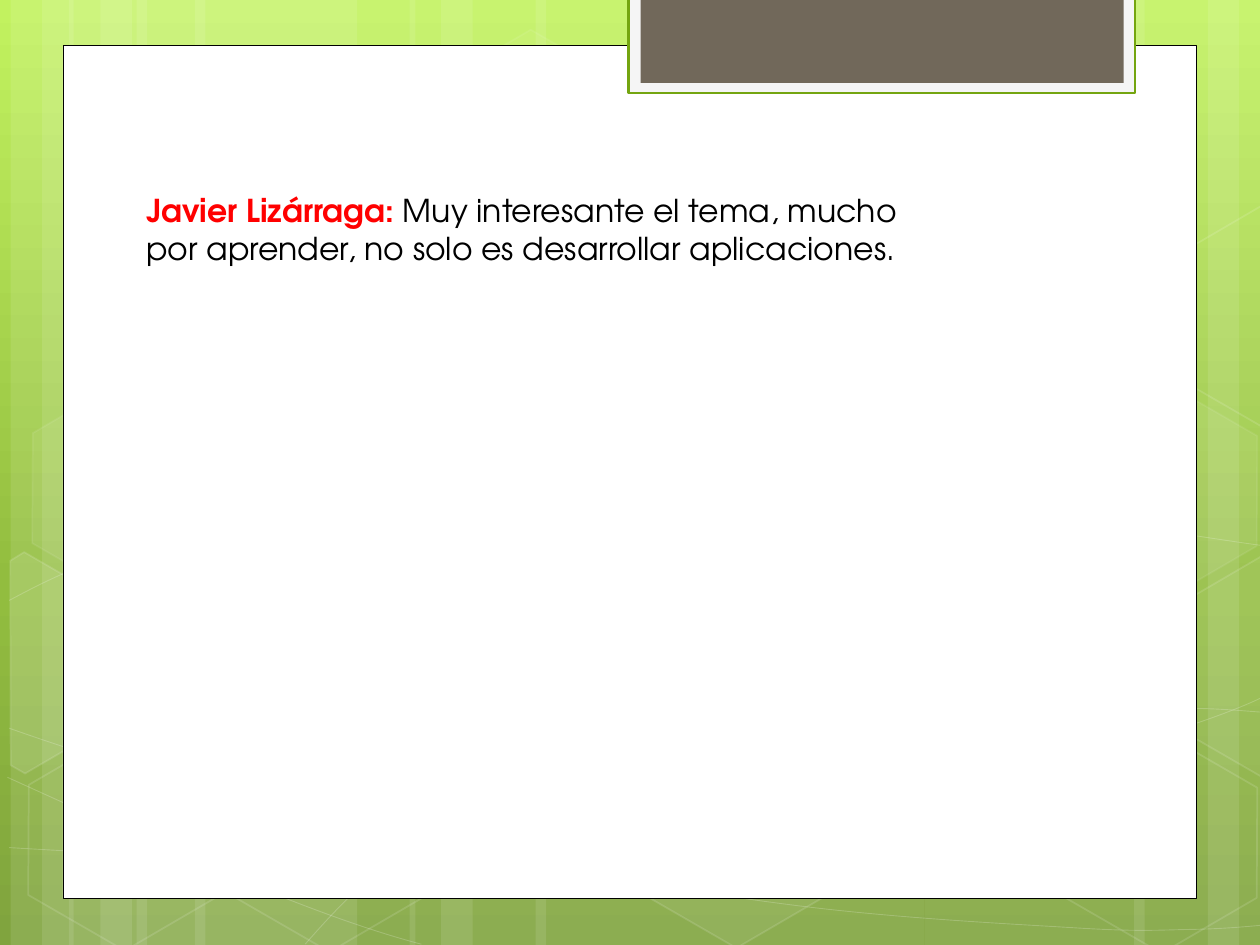
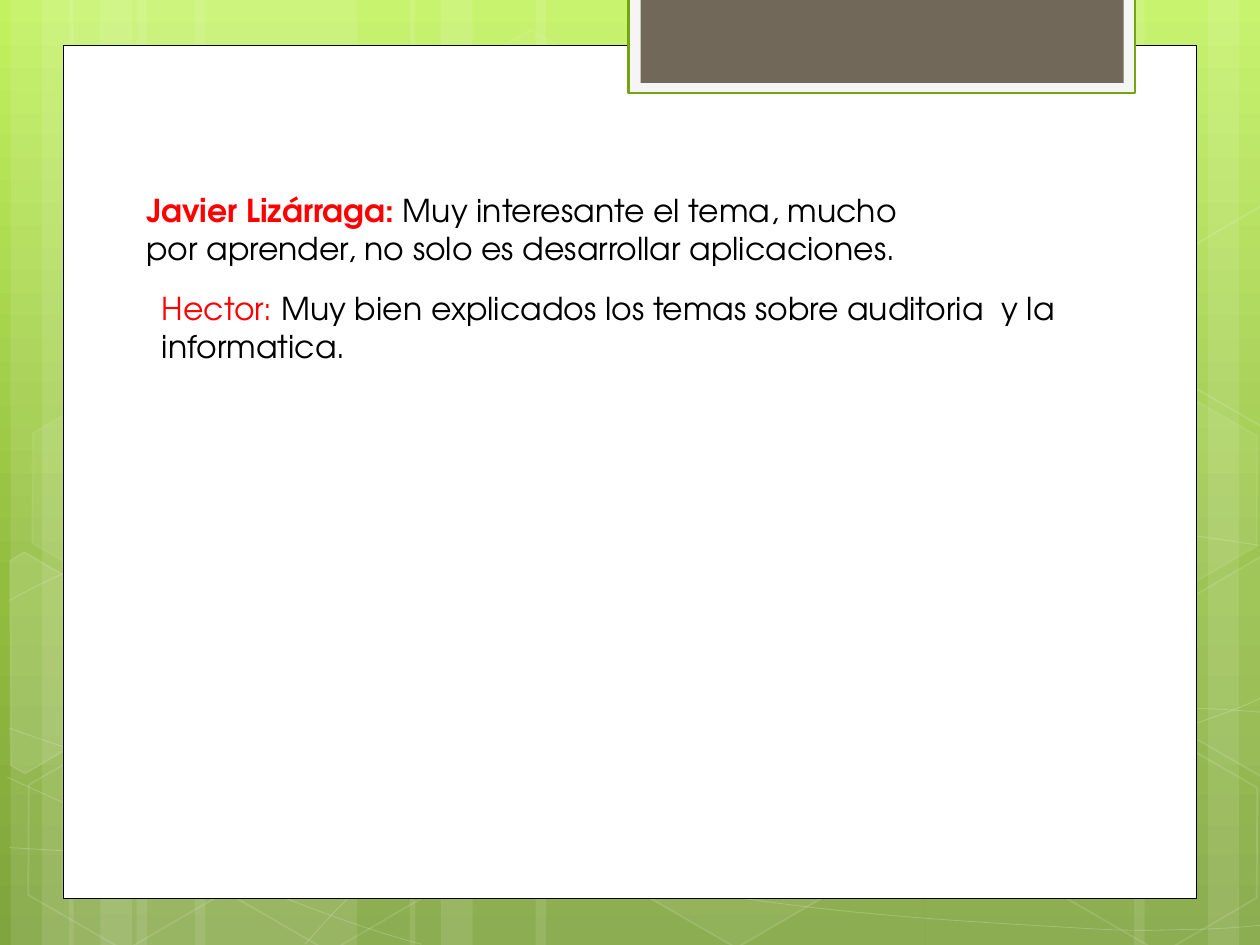
Before and after one commit to lc850/auditoria, a slide deck: slide 6 of La auditoria en informática y su entorno.pptx. Drawn at 1260x945 pixels with LibreOffice and Linux fonts; fonts in the diff are those of the drawing. Boxes give left, top, right and bottom in pixels: in the first picture for what was removed or moved away, otherwise in the second. Text is boxed around its words. In the diff, an @@ line names an element or a change of style, - is before the commit and + after.

Commit message:
hector

```diff
--- a/La auditoria en informática y su entorno.pptx
+++ b/La auditoria en informática y su entorno.pptx
@@ text added at box(162, 296, 1055, 359), 18 pt, text #000000 @@
+Hector: Muy bien explicados los temas sobre auditoria y la informatica.
```
